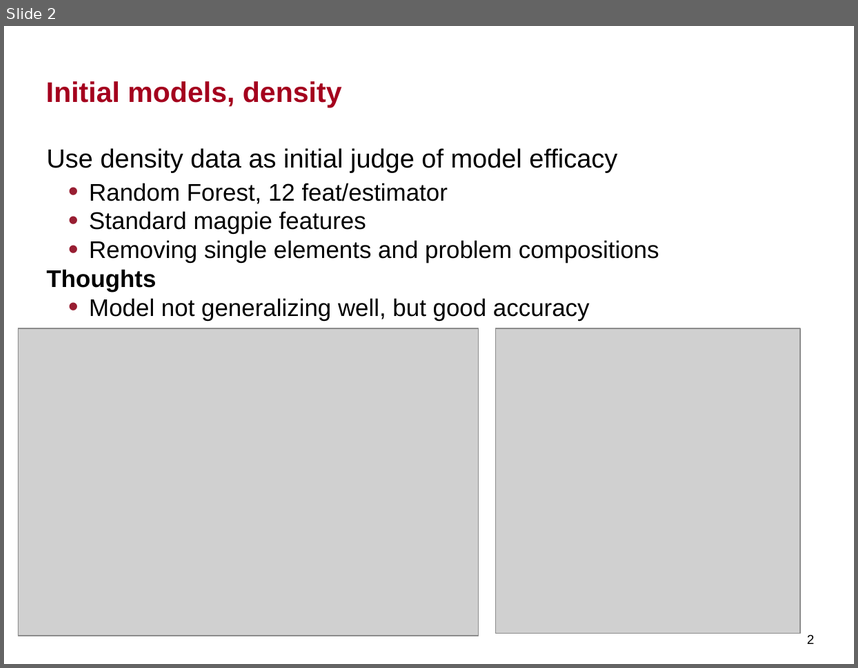
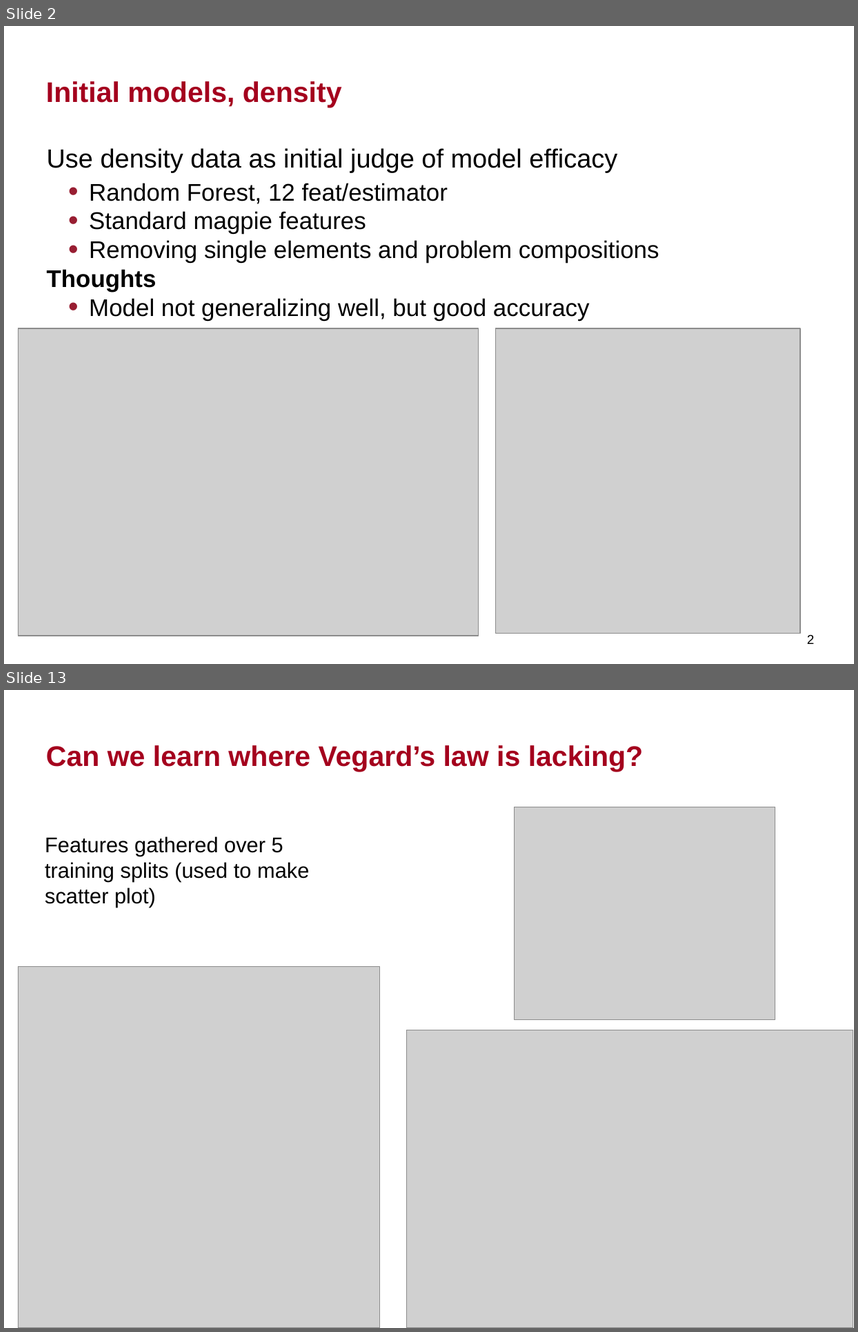
Before and after one commit to tangkong/MechPropModels, a slide deck: results/MechPropModels_summary.pptx. Shown one above the other, each under a label of ours: slide 2 before the commit, slides 2 and 13 after it; the slides between them are not shown. The pictures are 858x668 and 858x1332 pixels, drawn with LibreOffice and Linux fonts; fonts in the diff are those of the drawing; grey boxes stand for pictures; background and template pictures are left out. Boxes give left, top, right and bottom in pixels: in the first picture for what was removed or moved away, otherwise in the second. Text is boxed around its words. In the diff, an @@ line names an element or a change of style, - is before the commit and + after.

```diff
--- a/results/MechPropModels_summary.pptx
+++ b/results/MechPropModels_summary.pptx
@@ slide 13 added at box(4, 690, 854, 1328), background #FFFFFF @@
@@ title added at box(46, 745, 643, 771), 24 pt, text #A4001D, bold @@
+Can we learn where Vegard’s law is lacking?
@@ picture added at box(514, 807, 775, 1019) @@
@@ text added at box(45, 836, 309, 907), 18 pt, text #000000 @@
+Features gathered over 5 training splits (used to make scatter plot)
@@ picture added at box(18, 966, 380, 1328) @@
@@ picture added at box(407, 1030, 853, 1328) @@
@@ page number added at box(800, 1277, 831, 1328), 11 pt, text #000000 @@
+13
```
Also in this commit, not shown: 5 slides changed, 14 other slides added, 40 other files.
